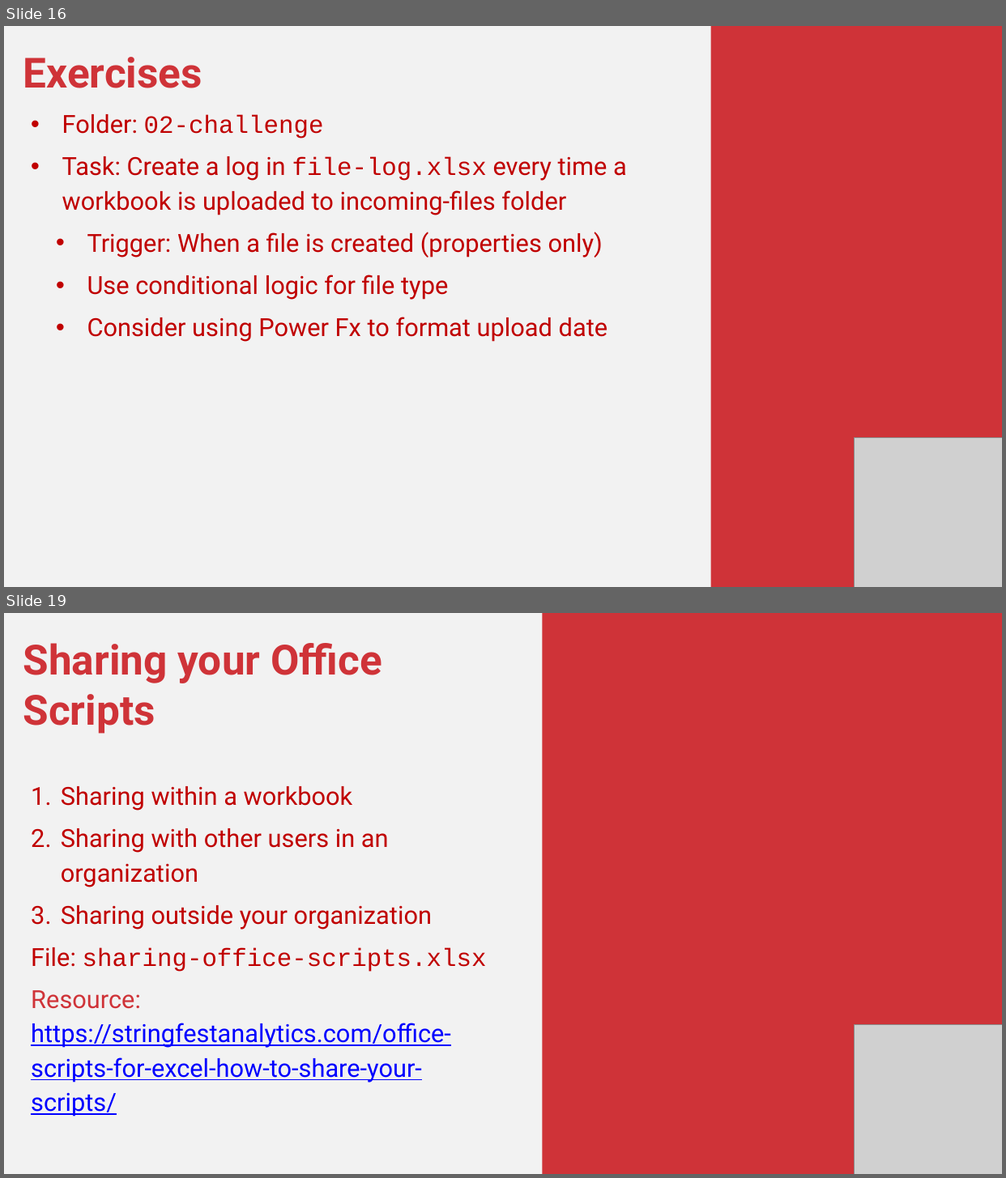
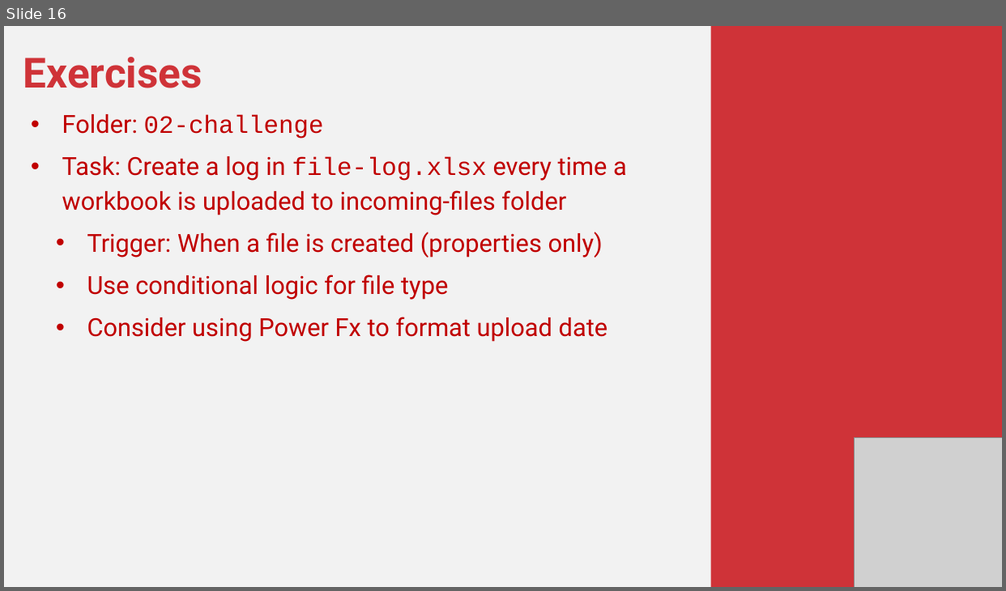
Before and after one commit to stringfestdata/power-automate-for-excel-masterclass, a slide deck: power-automate-for-excel-masterclass.pptx. Shown one above the other, each under a label of ours: slides 16 and 19 before the commit, slide 16 after it; the slides between them are not shown. The pictures are 1006x1178 and 1006x591 pixels, drawn with LibreOffice and Linux fonts; fonts in the diff are those of the drawing; grey boxes stand for pictures. Boxes give left, top, right and bottom in pixels: in the first picture for what was removed or moved away, otherwise in the second. Text is boxed around its words. In the diff, an @@ line names an element or a change of style, - is before the commit and + after.

```diff
--- a/power-automate-for-excel-masterclass.pptx
+++ b/power-automate-for-excel-masterclass.pptx
@@ slide 19 removed at (4, 613, 1002, 1174), background #F2F2F2 @@
@@ rectangle removed at (542, 613, 1002, 1174) @@
@@ text removed at (23, 643, 487, 1117) @@
-Sharing your Office Scripts
-1. Sharing within a workbook
-2. Sharing with other users in an organization
-3. Sharing outside your organization
-File: sharing-office-scripts.xlsx
-Resource: https://stringfestanalytics.com/office-scripts-for-excel-how-to-share-your-scripts/
@@ picture removed at (854, 1024, 1002, 1174) @@
```
Also in this commit, not shown: 7 slides changed, 3 slides added, 7 other slides removed, 7 other files.
